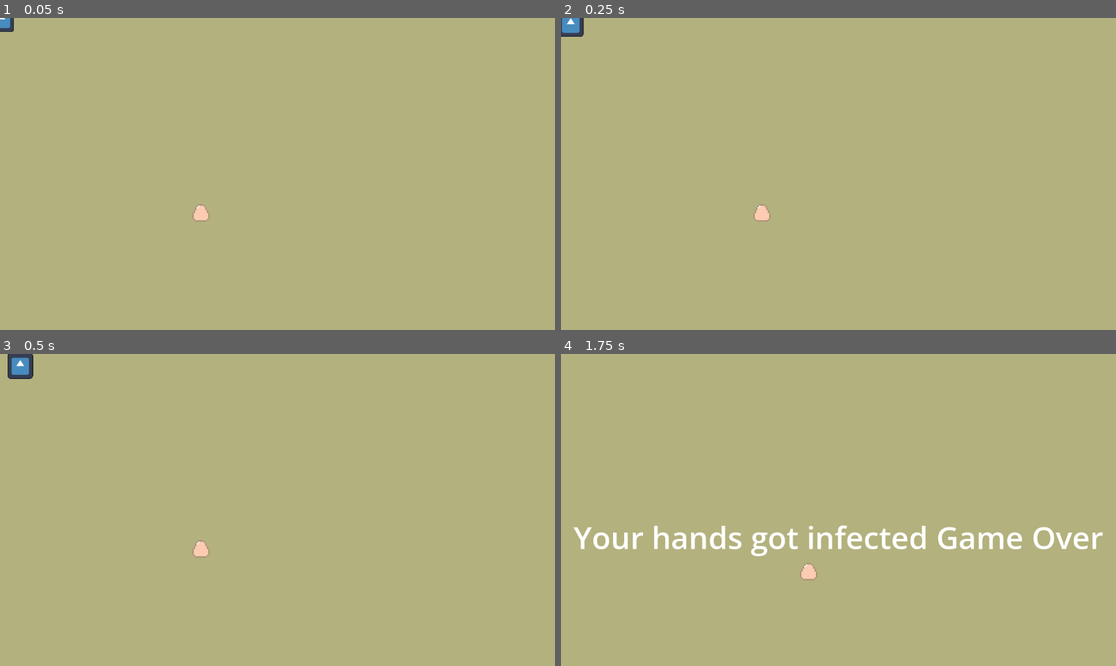
Above: before the commit, frames 1-4 (two rows, left to right).
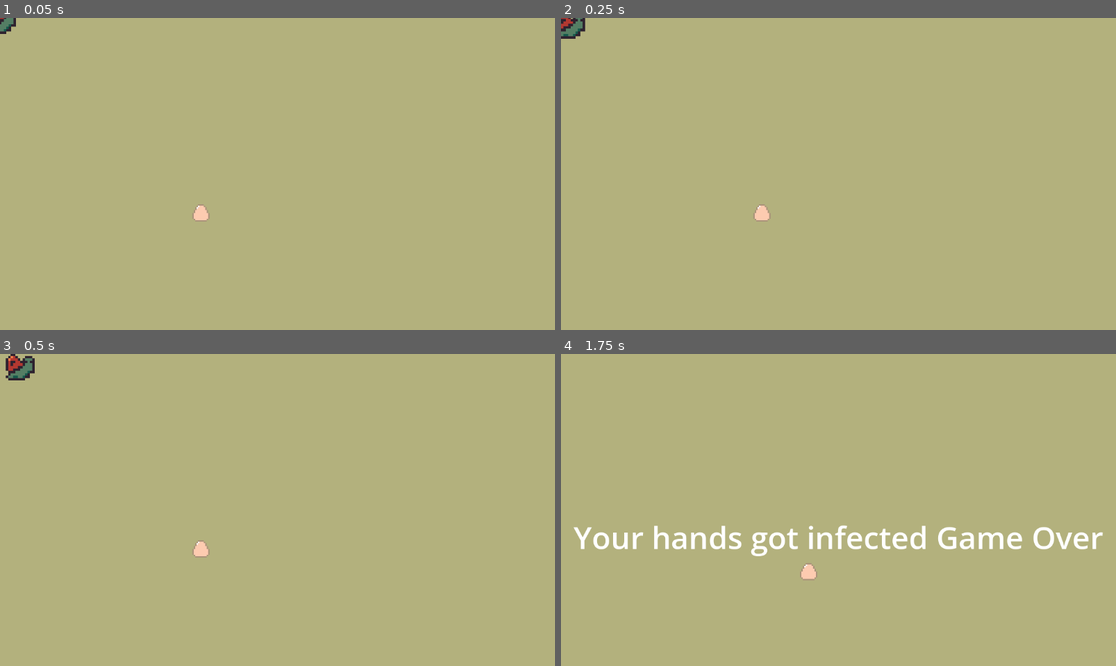
Above: after the commit, the same moments.

Repository: tym180625-spec/Cooking-With-Snail
Game: Godot game, scene res://scenes/main.tscn
Two runs of this game, one before a commit and one after it. Both use one fixed random seed, a clock stepped at 60 frames per second and the inputs below. The engine's default icon, where the game draws it, is replaced by a stand-in: a white triangle on a blue panel in a dark square.
Inputs (mouse positions are in pixels of both pictures, inside the frame that each line leads up to):
- Up to frame 1 (0.05 s): no input
- Up to frame 2 (0.25 s): no input
- Up to frame 3 (0.5 s): no input
- Up to frame 4 (1.75 s): drag from (583, 366) to (894, 441) at 0.52 s; tap Enter at 1.25 s; drag from (760, 550) to (810, 572) at 1.27 s

The runs differ from the first frame. In frame 1, 0.1% of the frame differs, in the area x 0-3%, y 0-6%; in frame 2, 0.3%; in frame 3, 0.4%, in the area x 1-7%, y 0-9%; in frame 4, nothing differs.

Commit message:
Added snail sprite and put it on the snail scene

Diff:
--- a/scenes/snail.tscn
+++ b/scenes/snail.tscn
@@ -1,7 +1,7 @@
 [gd_scene format=3 uid="uid://c02m8l2mff6g7"]
 
-[ext_resource type="Texture2D" uid="uid://davvu0iw63xl1" path="res://icon.svg" id="1_6lcqf"]
 [ext_resource type="Script" uid="uid://dd3qsut6lyf3x" path="res://scripts/snail.gd" id="1_oqbjf"]
+[ext_resource type="Texture2D" uid="uid://clr7irl61yvy0" path="res://graphics/snail.png" id="2_oqbjf"]
 
 [sub_resource type="CircleShape2D" id="CircleShape2D_6lcqf"]
 radius = 36.0
@@ -18,9 +18,10 @@
 shape = SubResource("CircleShape2D_6lcqf")
 
 [node name="Sprite2D" type="Sprite2D" parent="." unique_id=1876866610]
+texture_filter = 1
 position = Vector2(-1.5000024, 1.9073486e-06)
-scale = Vector2(0.4140625, 0.42187503)
-texture = ExtResource("1_6lcqf")
+scale = Vector2(5, 5.095)
+texture = ExtResource("2_oqbjf")
 
 [connection signal="body_entered" from="." to="." method="_on_body_entered"]
 [connection signal="mouse_entered" from="." to="." method="_on_mouse_entered"]
Binary file added: graphics/snail.png
Not shown, added: graphics/snail.png.import
